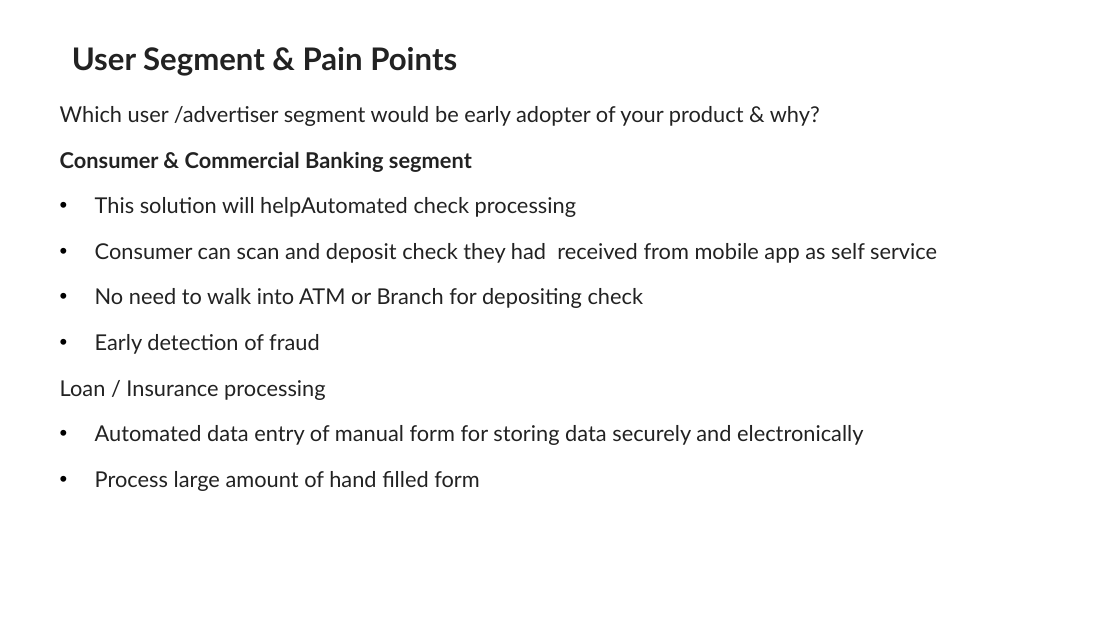
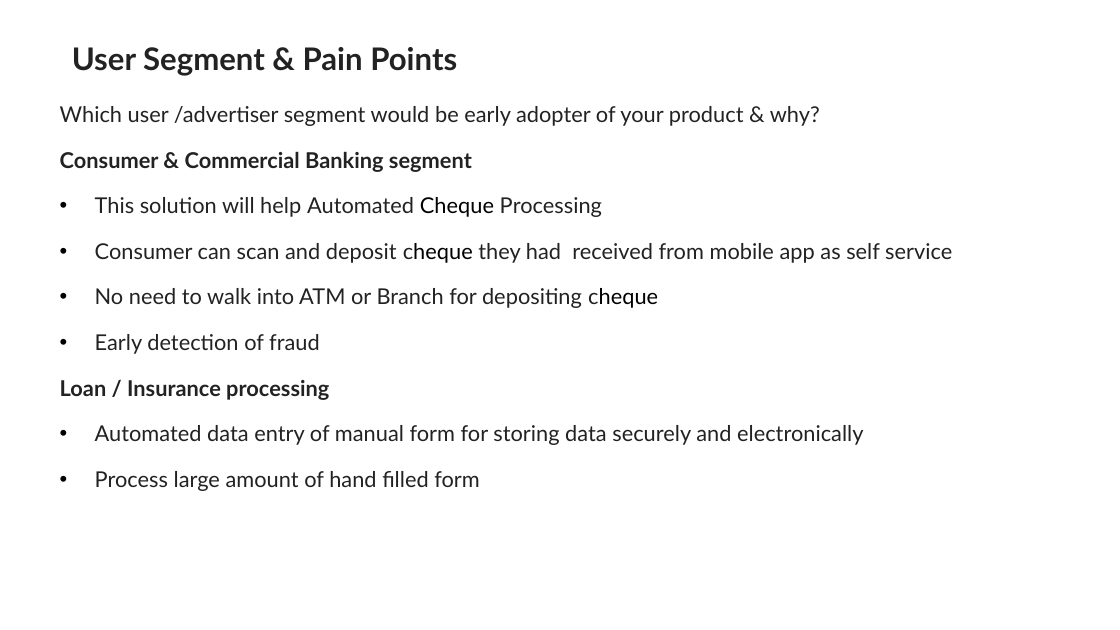
Before and after one commit to siva-tcs/TG-Auto-check, a slide deck: slide 3 of bob_automatedcheck_3GuysFromEdinburgh.pptx. Drawn at 1120x630 pixels with LibreOffice and Linux fonts; fonts in the diff are those of the drawing; background and template pictures are left out. Boxes give left, top, right and bottom in pixels: in the first picture for what was removed or moved away, otherwise in the second. Text is boxed around its words. In the diff, an @@ line names an element or a change of style, - is before the commit and + after.

```diff
--- a/bob_automatedcheck_3GuysFromEdinburgh.pptx
+++ b/bob_automatedcheck_3GuysFromEdinburgh.pptx
@@ text at bbox=[95, 197, 952, 308]: text changed @@
-• This solution will helpAutomated check processing
-• Consumer can scan and deposit check they had received from mobile app as self service
-• No need to walk into ATM or Branch for depositing check
+• This solution will help Automated Cheque Processing
+• Consumer can scan and deposit cheque they had received from mobile app as self service
+• No need to walk into ATM or Branch for depositing cheque
@@ text at bbox=[60, 380, 329, 400]: bold on in "Loan / Insurance processing" @@
```
Also in this commit, not shown: 4 other slides changed, 2 other files.
